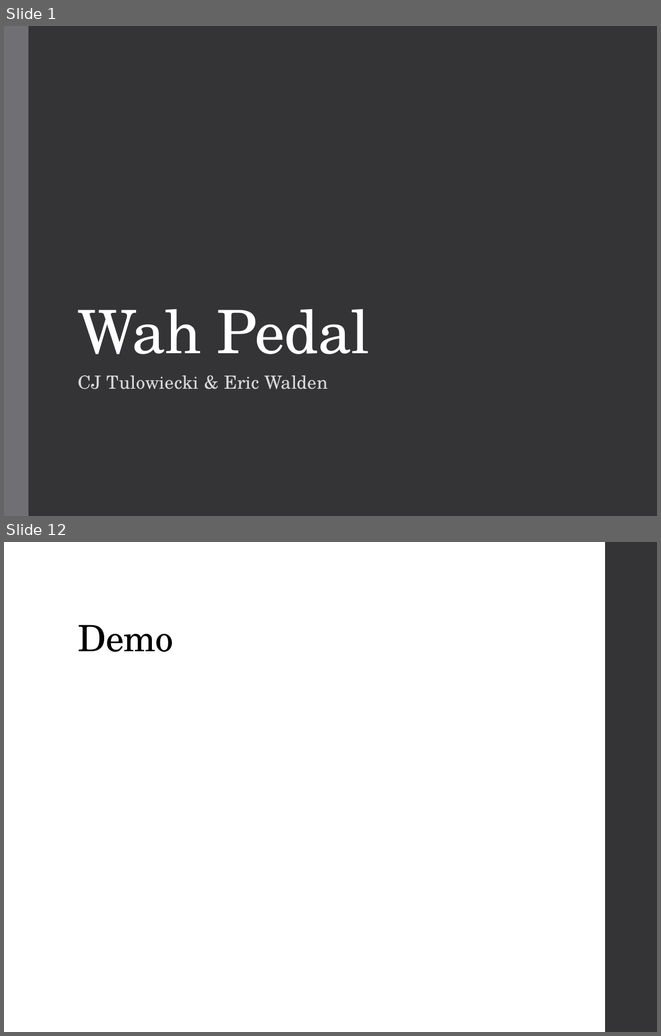
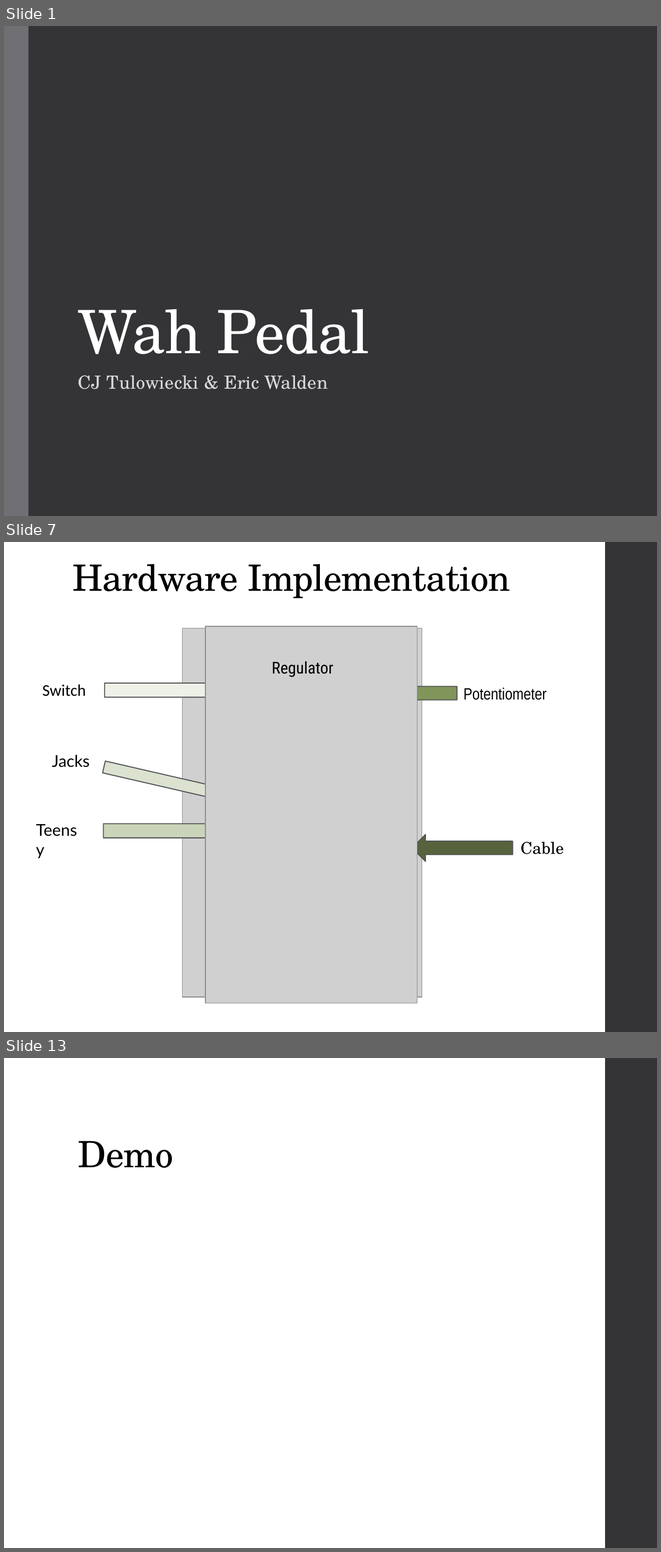
Before and after one commit to aflyingcougar/elc-4438-wah-pedal, a slide deck: Presentation/Final Presentation.pptx. Shown one above the other, each under a label of ours: slides 1 and 12 before the commit, slides 1, 7 and 13 after it; the slides between them are not shown. The pictures are 661x1036 and 661x1552 pixels, drawn with LibreOffice and Linux fonts; fonts in the diff are those of the drawing; grey boxes stand for pictures. Boxes give left, top, right and bottom in pixels: in the first picture for what was removed or moved away, otherwise in the second. Text is boxed around its words. In the diff, an @@ line names an element or a change of style, - is before the commit and + after.

```diff
--- a/Presentation/Final Presentation.pptx
+++ b/Presentation/Final Presentation.pptx
@@ slide 7 added at (x1=4, y1=542, x2=657, y2=1032), background #FFFFFF; not listed: 1 template element that a slide beside it also shows @@
@@ title added at (x1=73, y1=564, x2=510, y2=598), 40 pt, text #000000 @@
+Hardware Implementation
@@ picture added at (x1=183, y1=628, x2=422, y2=997) @@
@@ picture added at (x1=205, y1=626, x2=417, y2=1003) @@
@@ text added at (x1=272, y1=661, x2=333, y2=677), 18 pt, text #000000 @@
+Regulator
@@ text added at (x1=42, y1=684, x2=86, y2=696), 18 pt, text #000000 @@
+Switch
@@ right arrow added at (x1=105, y1=676, x2=252, y2=704), fill #EDF1E7, outline #525256 1.1 pt @@
@@ left arrow added at (x1=314, y1=680, x2=457, y2=706), fill #81955B, outline #525256 1.1 pt @@
@@ text added at (x1=464, y1=687, x2=547, y2=700), 18 pt, text #000000 @@
+Potentiometer
@@ text added at (x1=52, y1=755, x2=89, y2=767), 18 pt, text #000000 @@
+Jacks
@@ right arrow added at (x1=102, y1=756, x2=223, y2=805), fill #DCE2D0, outline #525256 1.1 pt @@
@@ text added at (x1=29, y1=816, x2=91, y2=843), 18 pt, text #000000 @@
+Teensy
@@ right arrow added at (x1=103, y1=816, x2=244, y2=844), fill #CAD4B8, outline #525256 1.1 pt @@
@@ left arrow added at (x1=412, y1=835, x2=513, y2=861), fill #56633D, outline #525256 1.1 pt @@
@@ text added at (x1=521, y1=841, x2=564, y2=854), 18 pt, text #000000 @@
+Cable
@@ what was slide 12 is now slide 13 @@
```
Also in this commit, not shown: 7 slides changed, 3 other slides added, 3 slides removed, 6 other files.
